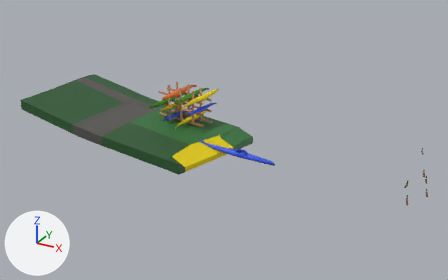
The glTF model public/assets/intlittlemagothypark.glb as it was, and as the next commit left it.
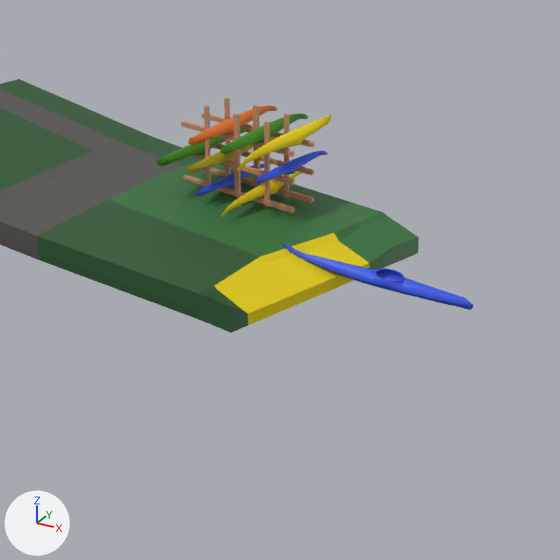
Old and new are each drawn whole from a camera (50 mm lens) standing at (1.921, -1.488, 0.203) and looking at (1.708, -1.101, 0.009) and again close up on the part from 19% to 69% of the width and 15% to 95% of the height. The axes (+X, +Y, +Z) are drawn at lower left. The lights are the same throughout. Where no turn or scale is listed for an object, it has been applied to the vertices. Vertices at the same position are counted once.

In view in the first close-up: 'little_magothy_kayak_rack', 'little_magothy_kayak_rack.001', 'little_magothy_park_grass'.
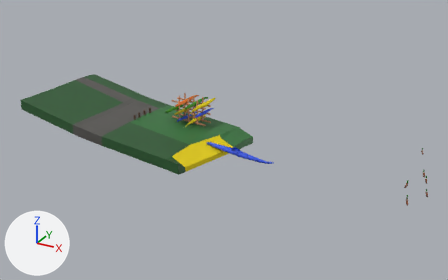
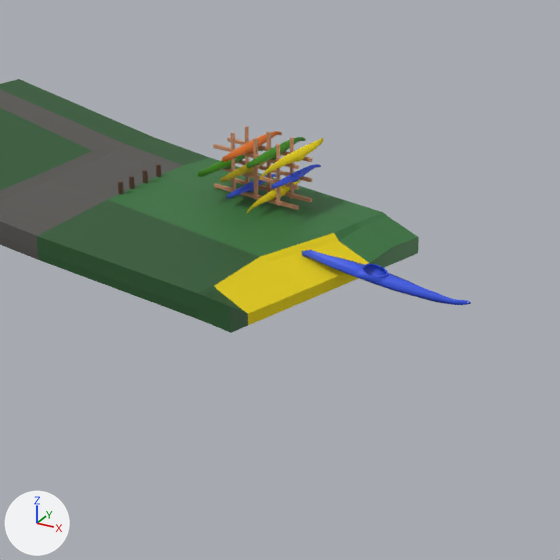
Where the newer file only moved an object's origin or applied its transform, the numbers keep the older frame.

Boxes [x1, y1, x2, y2] around the edits, measured in the close-ups (560 x 560 px):
'little_magothy_kayak_rack', mesh turned: before [156, 97, 331, 217]; after [198, 126, 324, 214]
'little_magothy_kayak_rack.001', reshaped (11% narrower, 16% shorter): before [283, 244, 474, 310]; after [301, 250, 471, 305]
'Wheel_Front_Left.002', added: after [118, 164, 161, 195]

The change, as a diff of the scene's bpy script:
```diff
--- a/public/assets/intlittlemagothypark.glb.py
+++ b/public/assets/intlittlemagothypark.glb.py
@@ mat_material_264 @@
+mat_material_264 = principled_material('Material.264')
+mat_material_264.base_color = (0.107, 0.0513, 0.0331)  # brown #5c4033
@@ me_cylinder_103 @@
 me_cylinder_103.from_pydata(...)  # 14696 vertices, 28628 faces; spans x -0.0522..-0.0057, y -0.0113..0.0422, z -0.0041..0.0247
 # used by ob_little_magothy_kayak_rack; location = (1.6947, -1.1068, 0.018)
+# me_cylinder_103 part 1: the whole mesh is turned 2.3 degrees about the z axis through its middle and scaled by 0.729, then moved by (0.0061, 0.0, -0.0036)
 me_cylinder_103.materials.append(mat_material_240)
@@ me_cylinder_003 @@
 me_cylinder_003.from_pydata(...)  # 1786 vertices, 3474 faces; spans x -0.028..0.0315, y -0.0064..0.0048, z -0.0064..0.0068
 # used by ob_little_magothy_kayak_rack_001; location = (1.7222, -1.1092, 0.0053)
+# me_cylinder_003 part 2: the whole mesh is multiplied about its middle by the matrix ((-0.82, -0.003, 0.328), (-0.031, -0.878, -0.085), (0.327, -0.09, 0.815)), then moved by (0.0018, 0.0007, -0.0008)
 me_cylinder_003.materials.append(mat_material_240)
@@ me_circle_003 @@
+me_circle_003.from_pydata(...)  # 75 vertices, 134 faces; spans x -0.0017..0.0019, y -0.0099..0.0101, z -0.0022..0.0023
+me_circle_003.materials.append(mat_material_264)  # brown #5c4033
@@ ob_wheel_front_left_002 @@
+ob_wheel_front_left_002 = bpy.data.objects.new('Wheel_Front_Left.002', me_circle_003)
+ob_wheel_front_left_002.location = (1.6341, -1.1053, 0.018)
```
